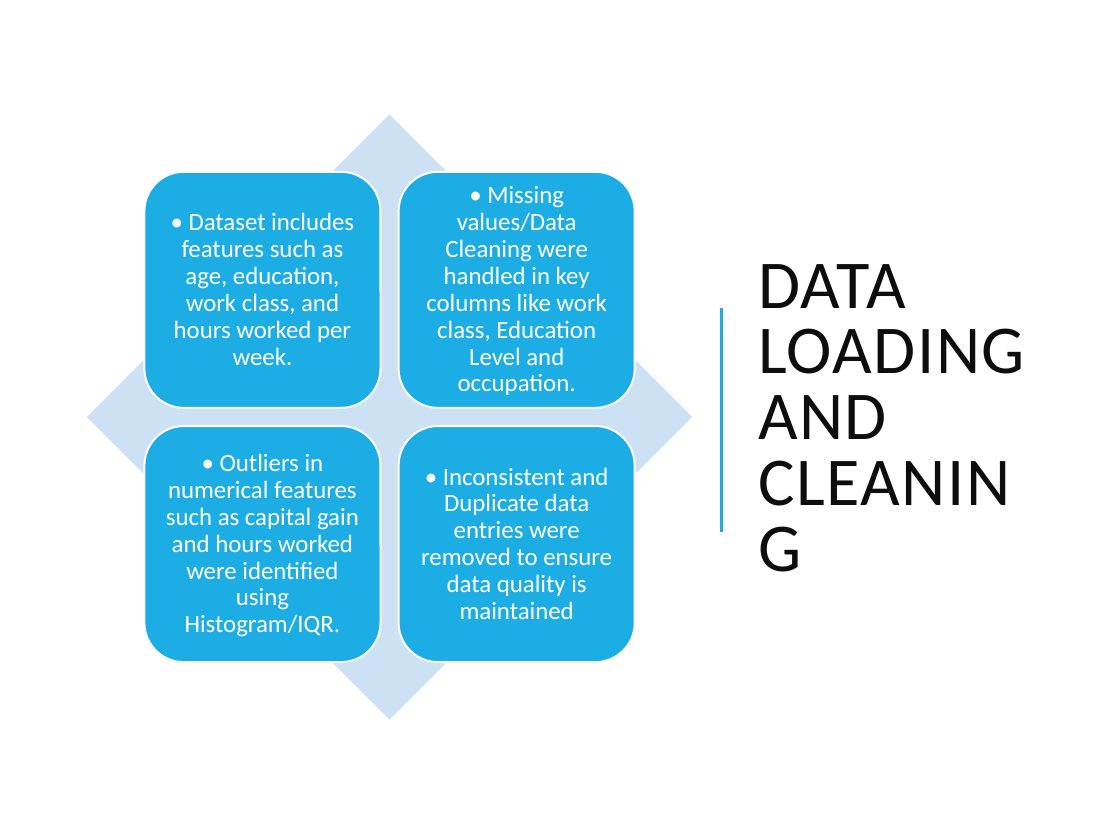
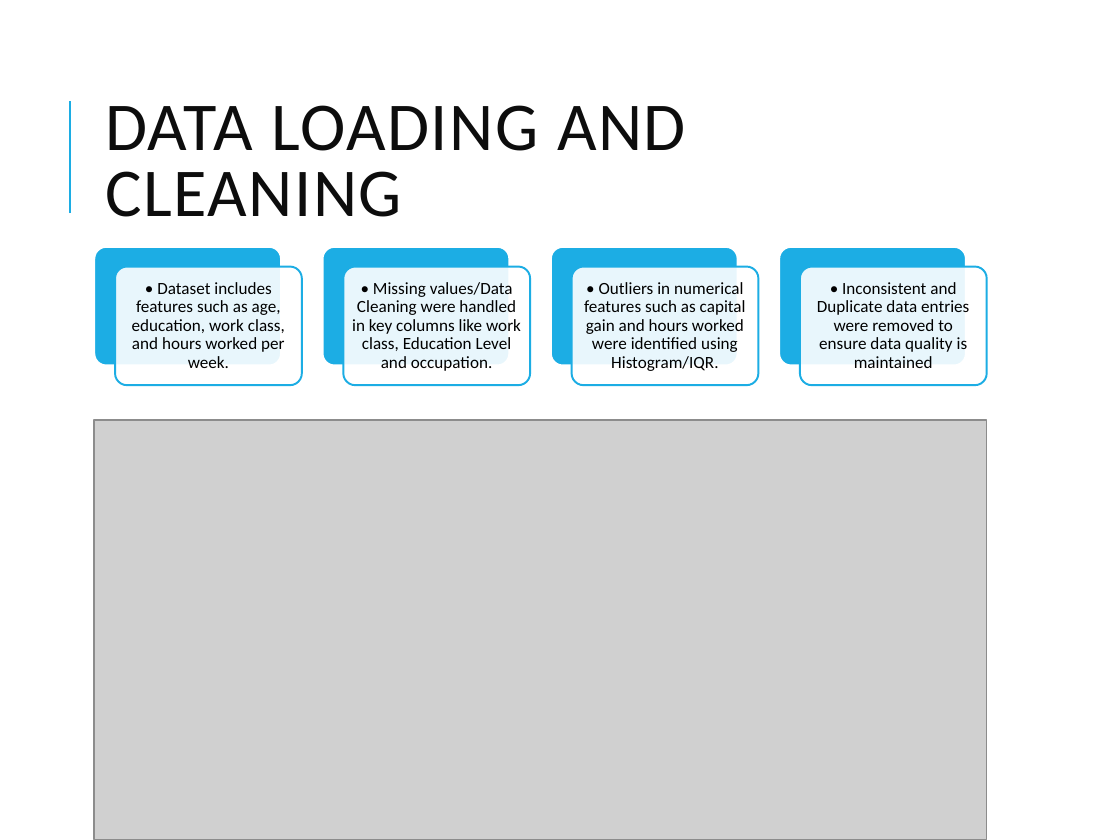
Before and after one commit to bhargavddb/Brainstation_Final_Project, a slide deck: slide 3 of docs_and_Presentation/Financial_Product_Recommendation_Presentation_Detailed2.pptx. Drawn at 1120x840 pixels with LibreOffice and Linux fonts; fonts in the diff are those of the drawing; grey boxes stand for pictures. Boxes give left, top, right and bottom in pixels: in the first picture for what was removed or moved away, otherwise in the second. Text is boxed around its words. In the diff, an @@ line names an element or a change of style, - is before the commit and + after.

```diff
--- a/docs_and_Presentation/Financial_Product_Recommendation_Presentation_Detailed2.pptx
+++ b/docs_and_Presentation/Financial_Product_Recommendation_Presentation_Detailed2.pptx
@@ title "DATA LOADING AND CLEANING" rewrapped from bbox=[758, 264, 1025, 439] to bbox=[105, 105, 686, 217] @@
@@ line added from (69, 213) to (69, 101), #1CADE4 1.5 pt @@
@@ diamond removed at bbox=[87, 114, 692, 719] @@
@@ rounded rectangle: place and size @@
-rounded rectangle at bbox=[144, 171, 381, 408]
+rounded rectangle at bbox=[94, 246, 281, 365]
@@ rounded rectangle at bbox=[94, 246, 281, 365]: proportions changed @@
@@ rounded rectangle at bbox=[323, 246, 510, 365]: proportions changed @@
@@ rounded rectangle: place and size @@
-rounded rectangle at bbox=[399, 171, 635, 408]
+rounded rectangle at bbox=[323, 246, 510, 365]
@@ group added at bbox=[115, 246, 987, 385]: 6 rounded rectangles @@
@@ text "• Dataset includes features such ...": place and size @@
-text "• Dataset includes features such ..." at bbox=[174, 212, 354, 365]
+text "• Dataset includes features such ..." at bbox=[132, 282, 285, 368]
@@ text "• Missing values/Data Cleaning were ...": place and size @@
-text "• Missing values/Data Cleaning were ..." at bbox=[426, 186, 606, 395]
+text "• Missing values/Data Cleaning were ..." at bbox=[352, 282, 521, 371]
@@ text "• Outliers in numerical features ...": place and size @@
-text "• Outliers in numerical features ..." at bbox=[166, 453, 359, 637]
+text "• Outliers in numerical features ..." at bbox=[584, 282, 746, 371]
@@ size 16 to 11 pt, text colour #FFFFFF to #000000; less space between paragraphs in 4 elements at bbox=[132, 282, 285, 368], bbox=[352, 282, 521, 371], bbox=[584, 282, 746, 371], bbox=[817, 282, 969, 368] @@
@@ text "• Inconsistent and Duplicate data ...": place and size @@
-text "• Inconsistent and Duplicate data ..." at bbox=[421, 467, 612, 619]
+text "• Inconsistent and Duplicate data ..." at bbox=[817, 282, 969, 368]
@@ line removed from (721, 532) to (721, 308) @@
@@ picture added at bbox=[94, 420, 987, 840] @@
@@ rounded rectangle removed at bbox=[144, 426, 381, 662] @@
@@ rounded rectangle removed at bbox=[399, 426, 635, 662] @@
```
Also in this commit, not shown: 4 other slides changed, 1 slide added, 3 other files.
